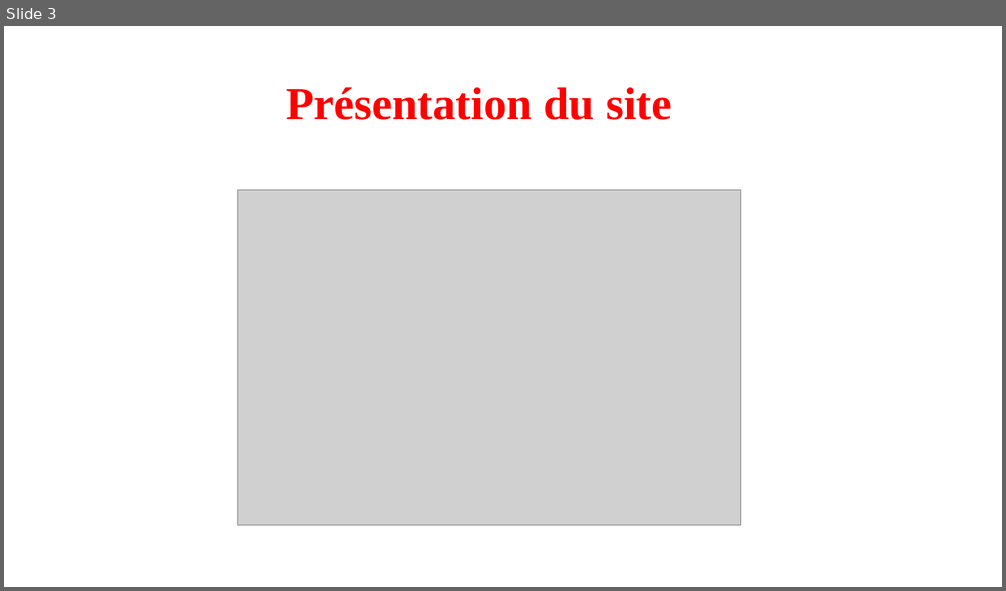
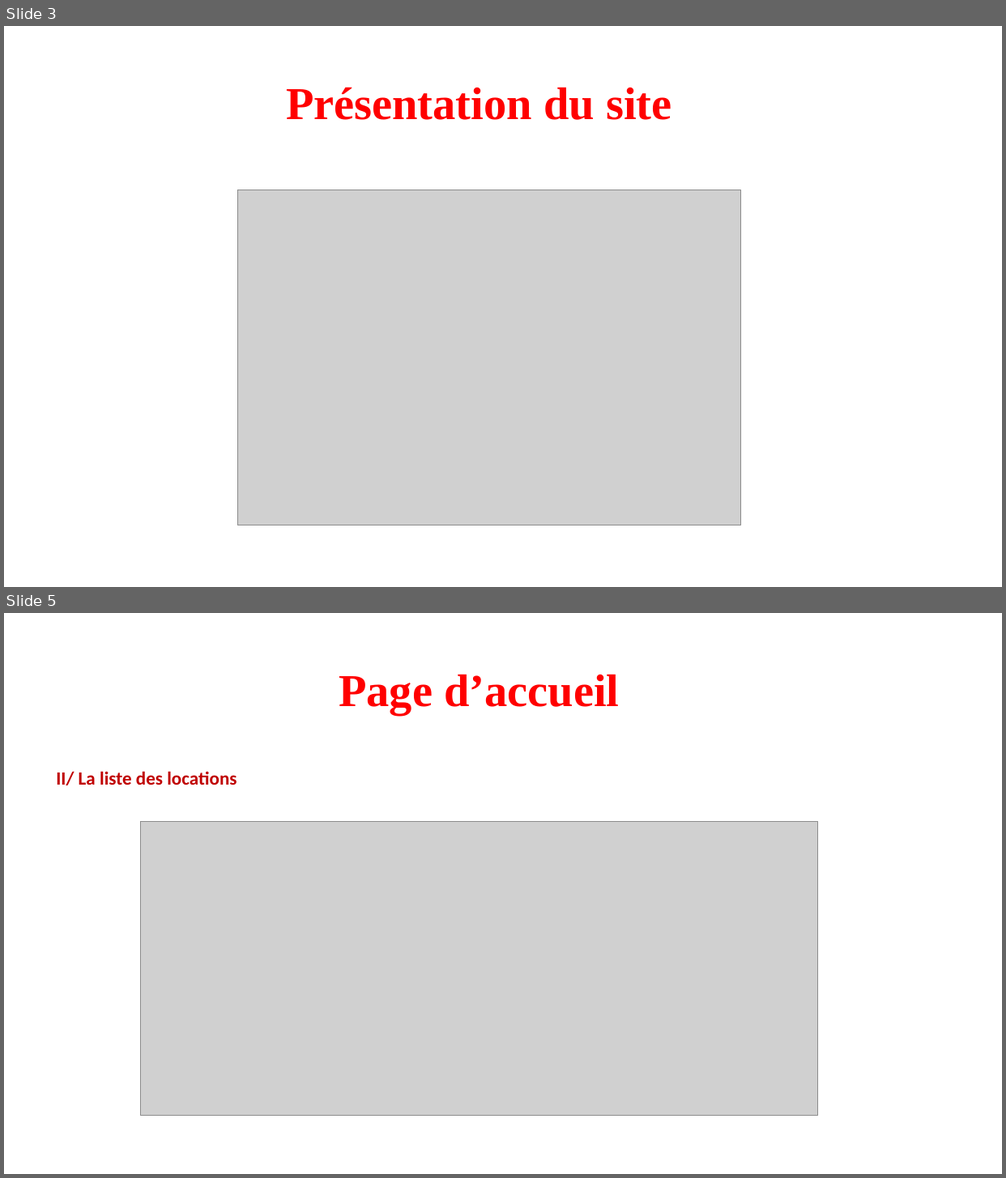
Before and after one commit to VinceDS99/Projet-6-Kasa, a slide deck: Présentation site Kasa.pptx. Shown one above the other, each under a label of ours: slide 3 before the commit, slides 3 and 5 after it; the slides between them are not shown. The pictures are 1006x591 and 1006x1178 pixels, drawn with LibreOffice and Linux fonts; fonts in the diff are those of the drawing; grey boxes stand for pictures. Boxes give left, top, right and bottom in pixels: in the first picture for what was removed or moved away, otherwise in the second. Text is boxed around its words. In the diff, an @@ line names an element or a change of style, - is before the commit and + after.

```diff
--- a/Présentation site Kasa.pptx
+++ b/Présentation site Kasa.pptx
@@ slide 5 added at [4, 613, 1002, 1174], background #FFFFFF @@
@@ text added at [339, 674, 619, 715], 44 pt, text #FF0000, bold @@
+Page d’accueil
@@ text added at [56, 771, 236, 786], 18 pt, text #C00000, bold @@
+II/ La liste des locations
@@ picture added at [141, 821, 818, 1116] @@
```
Also in this commit, not shown: 5 slides changed, 9 other slides added, 10 other files.
